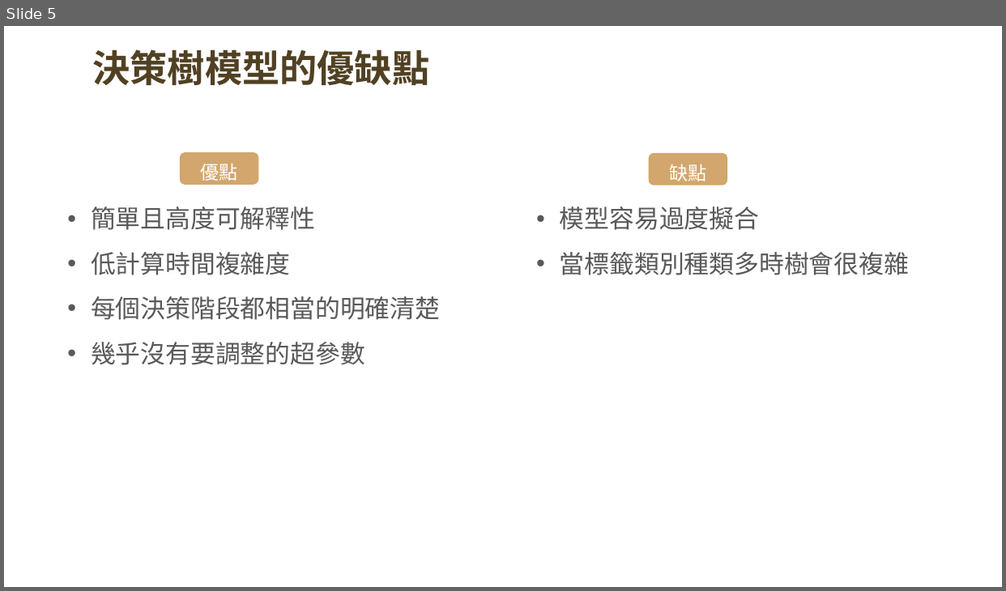
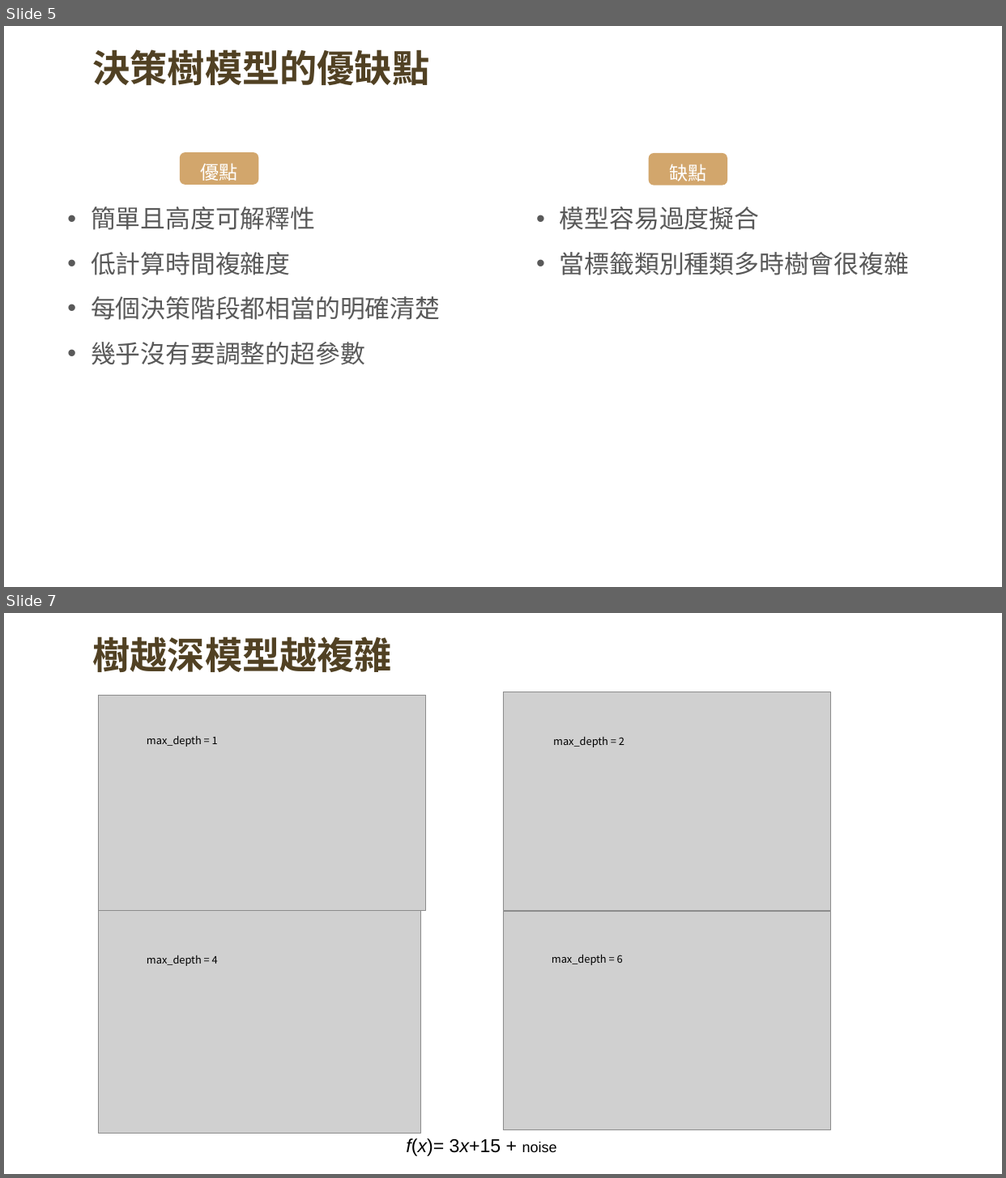
Before and after one commit to andy6804tw/andy6804tw.github.io, a slide deck: _posts/ithome/2021/12.決策樹/12.決策樹.pptx. Shown one above the other, each under a label of ours: slide 5 before the commit, slides 5 and 7 after it; the slides between them are not shown. The pictures are 1006x591 and 1006x1178 pixels, drawn with LibreOffice and Linux fonts; fonts in the diff are those of the drawing; grey boxes stand for pictures. Boxes give left, top, right and bottom in pixels: in the first picture for what was removed or moved away, otherwise in the second. Text is boxed around its words. In the diff, an @@ line names an element or a change of style, - is before the commit and + after.

```diff
--- a/_posts/ithome/2021/12.決策樹/12.決策樹.pptx
+++ b/_posts/ithome/2021/12.決策樹/12.決策樹.pptx
@@ slide 7 added at box(4, 613, 1002, 1174), background #FFFFFF @@
@@ text added at box(92, 636, 392, 672), 36 pt, text #514123, bold @@
+樹越深模型越複雜
@@ picture added at box(98, 696, 426, 911) @@
@@ picture added at box(503, 692, 831, 910) @@
@@ text added at box(147, 736, 218, 747), 10 pt, text #000000 @@
+max_depth = 1
@@ text added at box(553, 737, 624, 747), 10 pt, text #000000 @@
+max_depth = 2
@@ picture added at box(98, 911, 421, 1134) @@
@@ picture added at box(503, 912, 831, 1131) @@
@@ text added at box(147, 956, 218, 966), 10 pt, text #000000 @@
+max_depth = 4
@@ text added at box(552, 954, 623, 965), 10 pt, text #000000 @@
+max_depth = 6
@@ text added at box(406, 1139, 557, 1157), 18 pt, text #000000 @@
+f(x)= 3x+15 + noise
```
Also in this commit, not shown: 5 other slides added, 12 other files.
